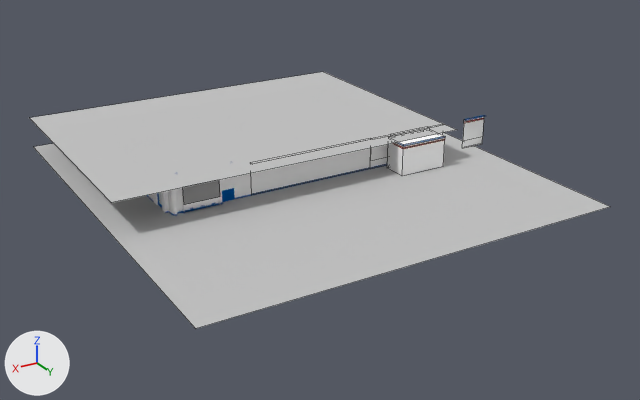
A saved change to the Blender file res/mesh/env/lobby/desk.blend.
Before and after are seen from a camera (50 mm lens) standing at (16.9, 41.0, 18.4) and looking at (-6.7, 1.5, -1.3). The axes (+X, +Y, +Z) are drawn at lower left. The lights are the same throughout. Mesh edges are drawn as thin lines on the coarser meshes.

The first picture shows 'Plane.002', 'Plane.003', 'extend-wall1', 'extend-wall1.001', 'main-wall', 'map'.
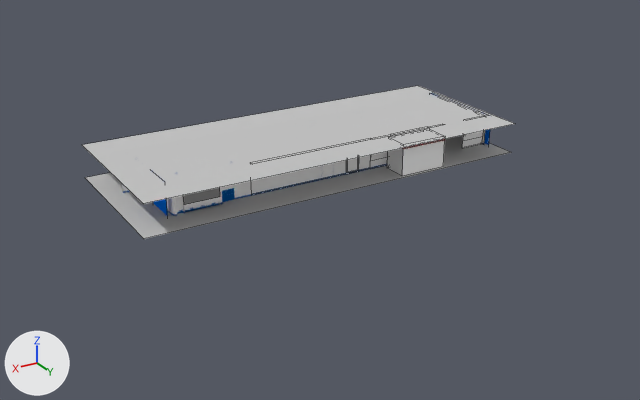
What differs and where, as boxes [x1, y1, x2, y2] in the pictures (640 x 400 px):
```json
{"object": "Plane.002", "change": "moved, rescaled", "before": [34, 133, 610, 329], "after": [85, 135, 512, 239], "on screen": "26% narrower, 47% shorter"}
{"object": "Plane.003", "change": "moved, rescaled", "before": [30, 72, 457, 203], "after": [82, 86, 515, 204], "on screen": "10% shorter"}
{"object": "Skyplane", "change": "added", "after": [151, 100, 490, 216]}
{"object": "window-wall", "change": "added", "after": [430, 93, 485, 144]}
```

The change, as JSON lines over the scene's bpy script:
```json
{"op": "add", "block": "mat_sky", "code": ["mat_sky = diffuse_material('Sky')", "mat_sky.base_color = (0.0, 0.188, 1.0)  # blue #0078ff"]}
{"op": "add", "block": "me_plane_007", "code": ["me_plane_007 = bpy.data.meshes.new('Plane.007')", "me_plane_007.from_pydata(...)  # 52 vertices, 34 faces; spans x -27.1..1.0, y -1.0..8.3, z -1.0..0.0", "# faces by material slot: [21, 9, 3, 1]", "me_plane_007.materials.append(mat_wal_white)  # white #ffffff", "me_plane_007.materials.append(mat_blue_stripe)  # blue #0057a6", "me_plane_007.materials.append(mat_red_stripe)  # red #b30006", "me_plane_007.materials.append(mat_trans_clear)  # white #eeeeee"]}
{"op": "add", "block": "me_plane_008", "code": ["me_plane_008 = bpy.data.meshes.new('Plane.008')", "me_plane_008.from_pydata([(-2.0, -1.0, 0.1), (2.0, -1.0, 0.1), (-2.0, 1.0, 0.1), (2.0, 1.0, 0.1), (1.8, -1.0, 21.1), (-0.2, -1.0, 21.1), (1.8, 1.0, 21.1), (-0.2, 1.0, 21.1)], [], [(0, 1, 3, 2), (4, 5, 7, 6)])", "me_plane_008.materials.append(mat_sky)  # blue #0078ff"]}
{"op": "add", "block": "me_plane_009", "code": ["me_plane_009 = bpy.data.meshes.new('Plane.009')", "me_plane_009.from_pydata(...)  # 16 vertices, 12 faces; spans x -1.05..1.05, y -0.29..-0.06, z -1.55..1.58", "me_plane_009.materials.append(mat_blue)  # blue #0057a6"]}
{"op": "set", "path": "ob_plane_003.location", "old": "(-6.0, 0.31, 1.85)", "new": "(-8.6, 2.21, 1.85)"}
{"op": "set", "path": "ob_plane_003.scale", "old": "(11.6, 12.3, 12.3)", "new": "(13.0, 7.81, 12.3)"}
{"op": "set", "path": "ob_plane_002.location", "old": "(-6.0, 0.31, 0.0)", "new": "(-7.17, -0.79, 0.0)"}
{"op": "set", "path": "ob_plane_002.scale", "old": "(11.6, 12.3, 12.3)", "new": "(11.6, 4.61, 12.3)"}
{"op": "add", "block": "ob_window_wall", "code": ["ob_window_wall = bpy.data.objects.new('window-wall', me_plane_007)", "ob_window_wall.location = (-18.28, 1.71, 0.2)", "ob_window_wall.rotation_euler = (1.571, 0.0, 1.571)  # degrees (90, 0, 90)", "ob_window_wall.scale = (0.2, 0.2, 0.2)", "_m = ob_window_wall.modifiers.new('Edge Split', 'EDGE_SPLIT')", "_m.split_angle = 0.873"]}
{"op": "add", "block": "ob_skyplane", "code": ["ob_skyplane = bpy.data.objects.new('Skyplane', me_plane_008)", "ob_skyplane.location = (-18.57, 0.12, 0.87)", "ob_skyplane.rotation_euler = (1.571, 0.0, 1.571)  # degrees (90, 0, 90)"]}
{"op": "add", "block": "ob_janitordoorframe", "code": ["ob_janitordoorframe = bpy.data.objects.new('JanitorDoorFrame', me_plane_009)", "ob_janitordoorframe.location = (-8.79, 1.74, 0.6)", "ob_janitordoorframe.scale = (0.383, 0.383, 0.383)"]}
```
